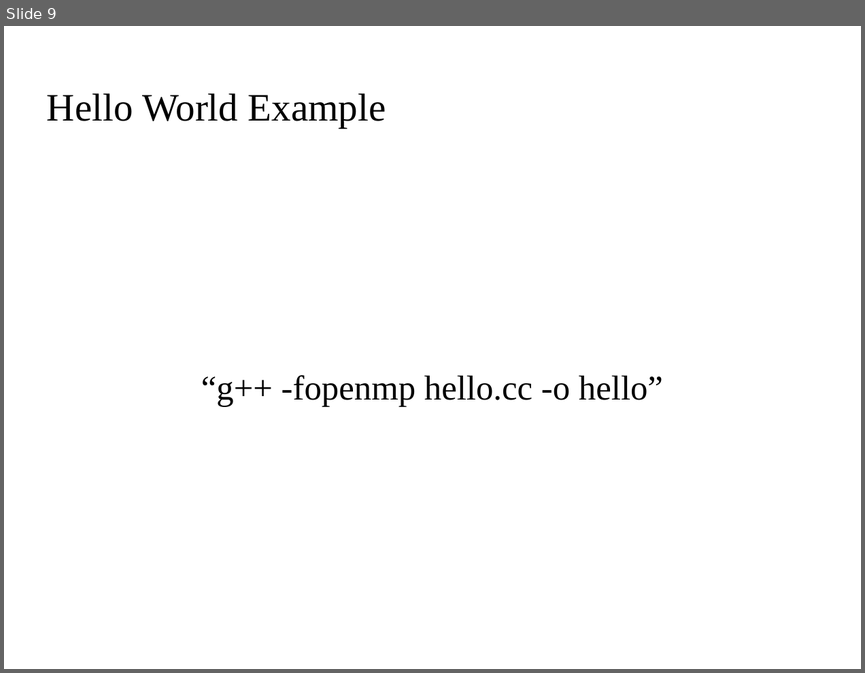
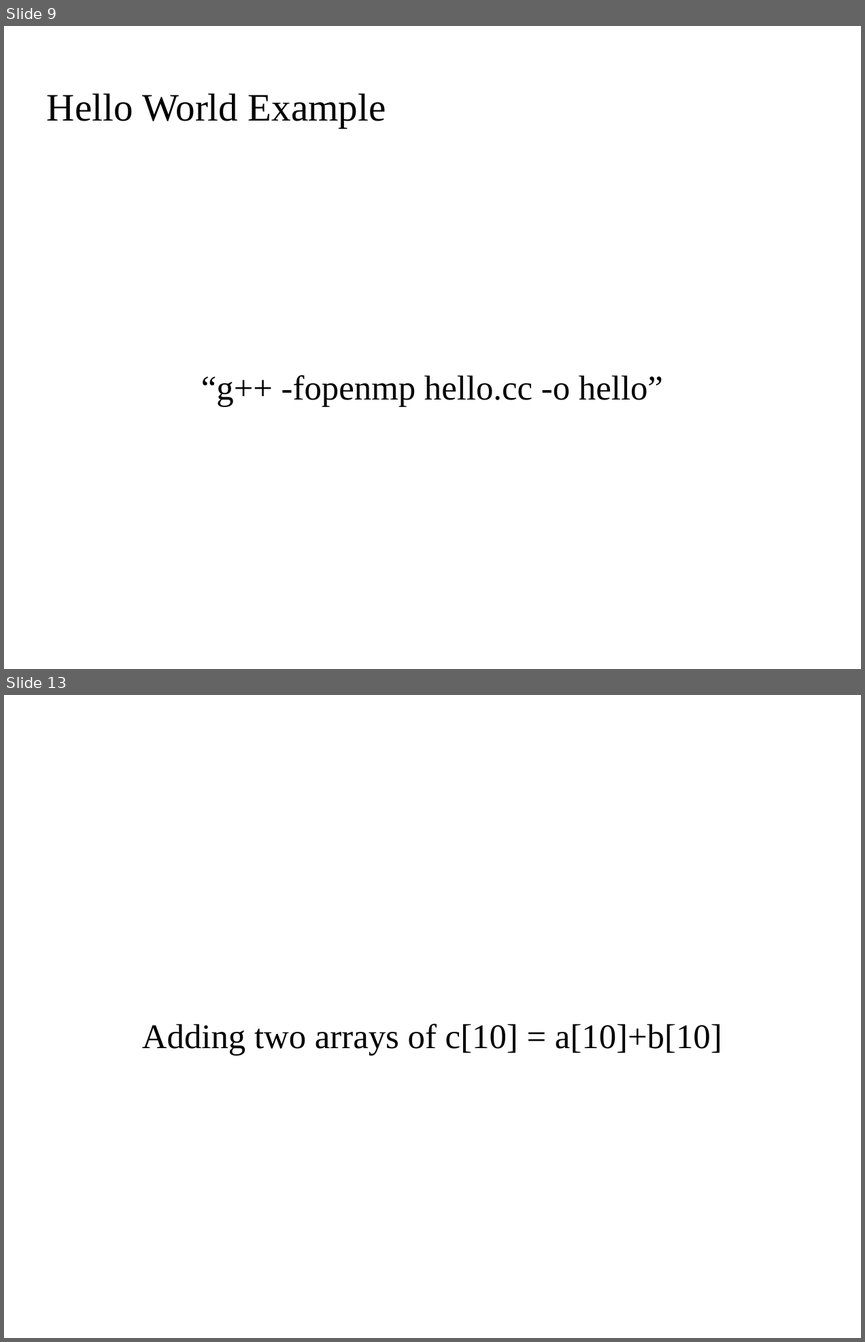
Before and after one commit to kks32/cpp-software-development, a slide deck: Ex12_Parallelisation/Ex12_Parallelisation.odp. Shown one above the other, each under a label of ours: slide 9 before the commit, slides 9 and 13 after it; the slides between them are not shown. The pictures are 865x673 and 865x1342 pixels, drawn with LibreOffice and Linux fonts; fonts in the diff are those of the drawing; background and template pictures are left out. Boxes give left, top, right and bottom in pixels: in the first picture for what was removed or moved away, otherwise in the second. Text is boxed around its words. In the diff, an @@ line names an element or a change of style, - is before the commit and + after.

Commit message:
array+addition

```diff
--- a/Ex12_Parallelisation/Ex12_Parallelisation.odp
+++ b/Ex12_Parallelisation/Ex12_Parallelisation.odp
@@ slide 13 added at [4,695,861,1338], background picture (left out) @@
@@ subtitle added at [142,1023,722,1055], 32 pt, text #000000 @@
+Adding two arrays of c[10] = a[10]+b[10]
```
Also in this commit, not shown: 1 slide changed, 2 other slides added, 3 other files.
